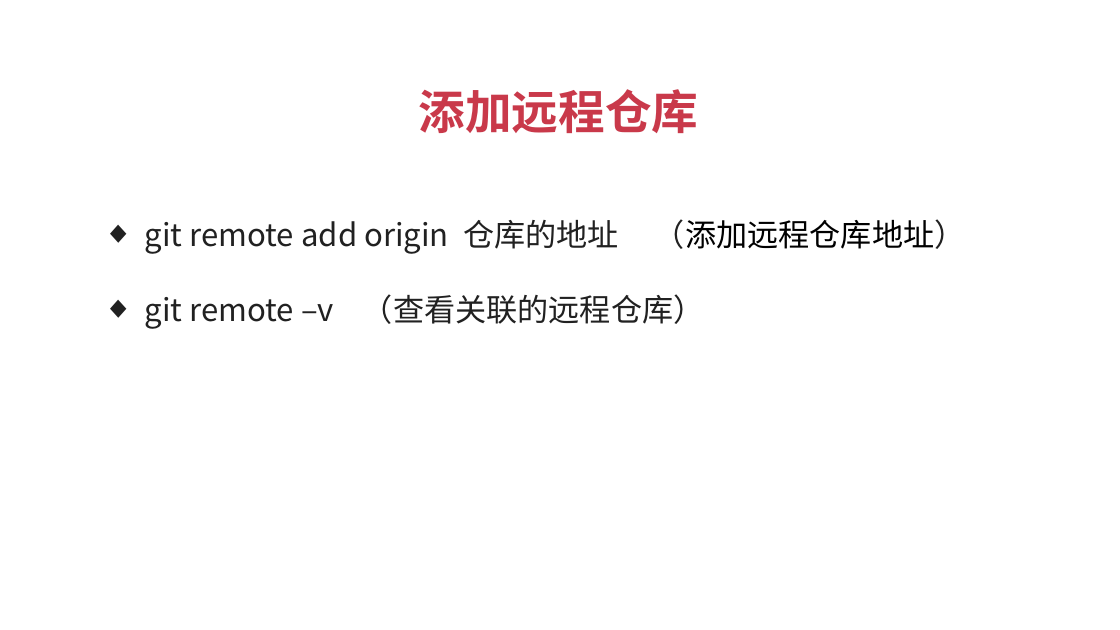
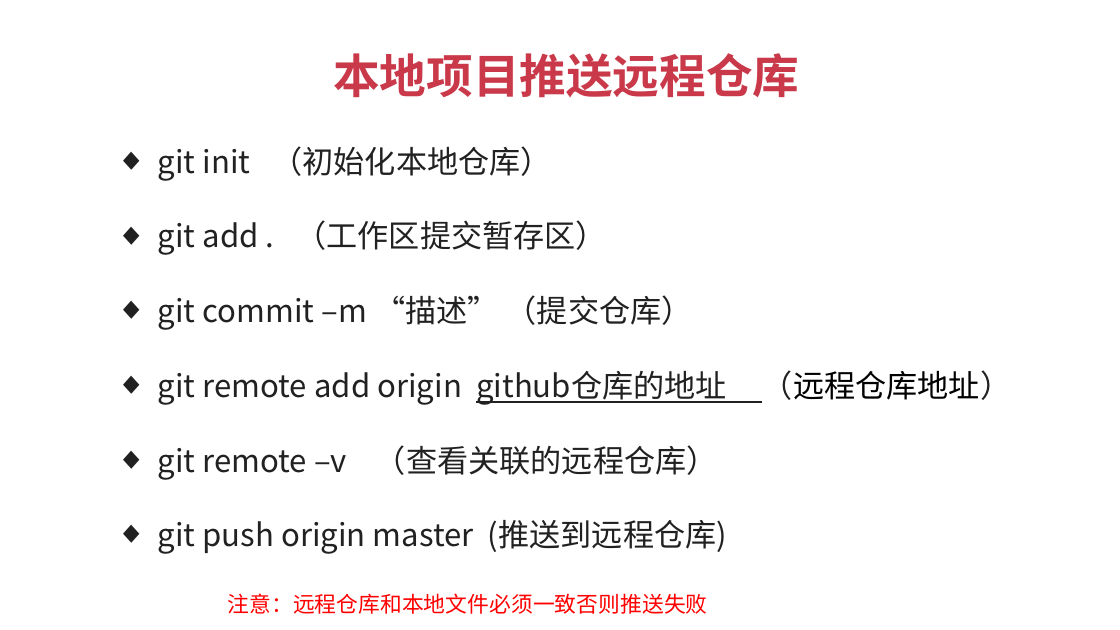
Before and after one commit to JSFFZL/Courseware-PPT, a slide deck: slide 11 of github.pptx (slide 10 before the commit). Drawn at 1120x630 pixels with LibreOffice and Linux fonts; fonts in the diff are those of the drawing; background and template pictures are left out. Boxes give left, top, right and bottom in pixels: in the first picture for what was removed or moved away, otherwise in the second. Text is boxed around its words. In the diff, an @@ line names an element or a change of style, - is before the commit and + after.

```diff
--- a/github.pptx
+++ b/github.pptx
@@ text at (333, 53, 800, 98): text changed @@
-添加远程仓库
+本地项目推送远程仓库
@@ text "git init （初始化本地仓库）": place and size @@
-text "git init （初始化本地仓库）" at (145, 219, 966, 329)
+text "git init （初始化本地仓库）" at (158, 146, 728, 614)
@@ text at (158, 146, 727, 405): text changed @@
-  ◆ git remote add origin 仓库的地址 （添加远程仓库地址）
+  ◆ git init （初始化本地仓库）
+  ◆ git add . （工作区提交暂存区）
+  ◆ git commit –m “描述” （提交仓库）
+  ◆ git remote add origin github仓库的地址 （远程仓库地址）
@@ text at (158, 520, 728, 614): paragraphs added @@
+  ◆ git push origin master (推送到远程仓库)
+  注意：远程仓库和本地文件必须一致否则推送失败
```
Also in this commit, not shown: 3 other slides changed, 2 slides added, 1 slide removed, 2 other files.
